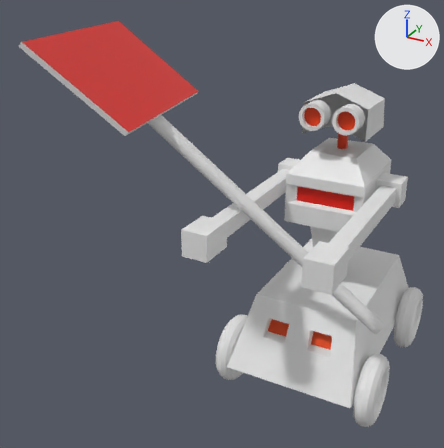
Before and after pictures for a commit that changed the Blender file Assets/models/robot/robotModel.blend.
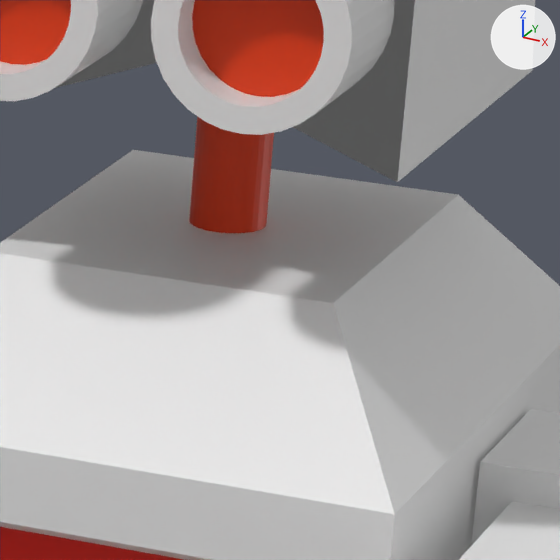
Old and new are each drawn whole from a camera (50 mm lens) standing at (1.86, -5.95, 4.02) and looking at (-0.92, -0.88, 1.49) and again close up on the part from 70% to 87% of the width and 26% to 43% of the height. The lights are fixed; the arrows at upper right show +X, +Y and +Z.

Objects in the first close-up: 'Arms', 'Head', 'UpBody'.
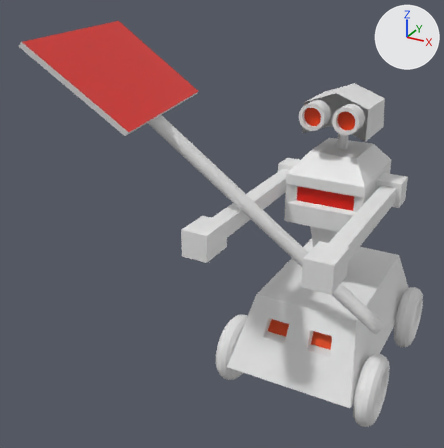
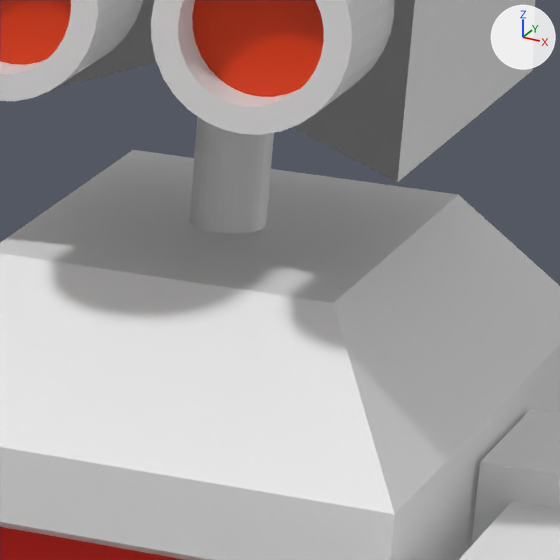
Boxes (x1, y1, x2, y2) around the edits, measured in the close-ups (560 x 560 px):
part 1 of me_cube_003, recoloured
    both: (189, 116, 274, 233)

What changed in the scene script:
```text
Change me_cube_003:
    where me_cube_003.from_pydata(...)  # 496 vertices, 400 faces; spans x -1.0..1.0, y -1.56..1.0, z -2.43..1.78
    used by ob_head; location = (0.0, 0.0, 2.544); scale = (0.321, 0.321, 0.155)
    me_cube_003 part 1: 172 of the faces centred in x -0.16..0.16, y -0.16..0.16, z -2.22..-0.07 switch from mat_eyes (orange #e73b00) to mat_headmat (white #e7e7e7)
```
